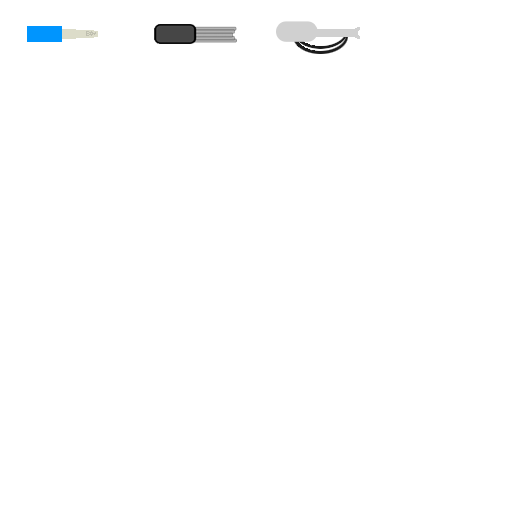
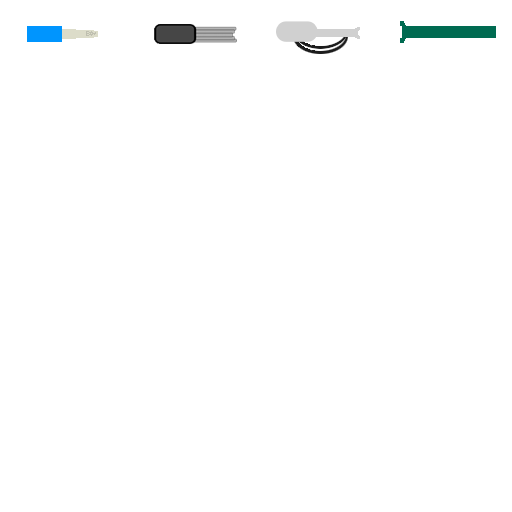
Layer changes from the first 512 × 512 image to the second:
added group "Stinger" with 2 layers above "Flame Thrower" over [400, 21, 496, 43]
added layer "Body" (1st of 2, in "Stinger") in group "Stinger" over [400, 21, 496, 43]
